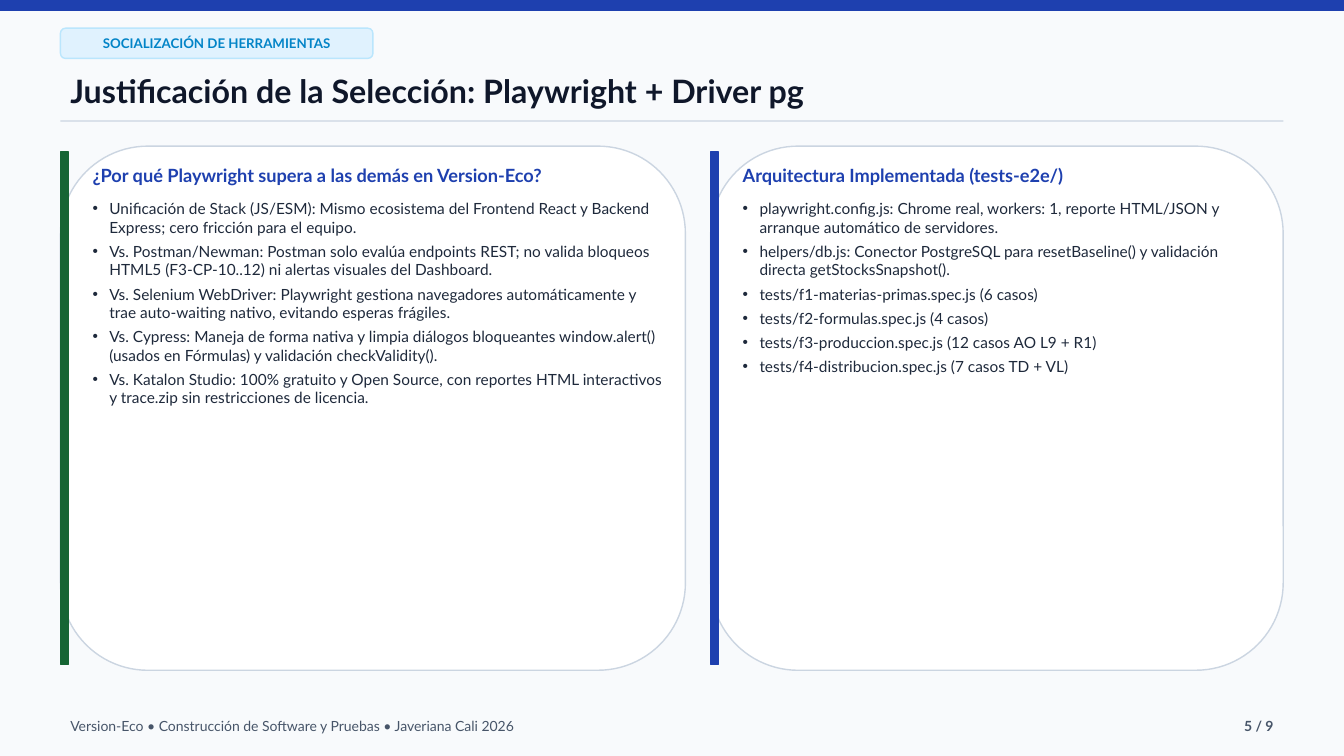
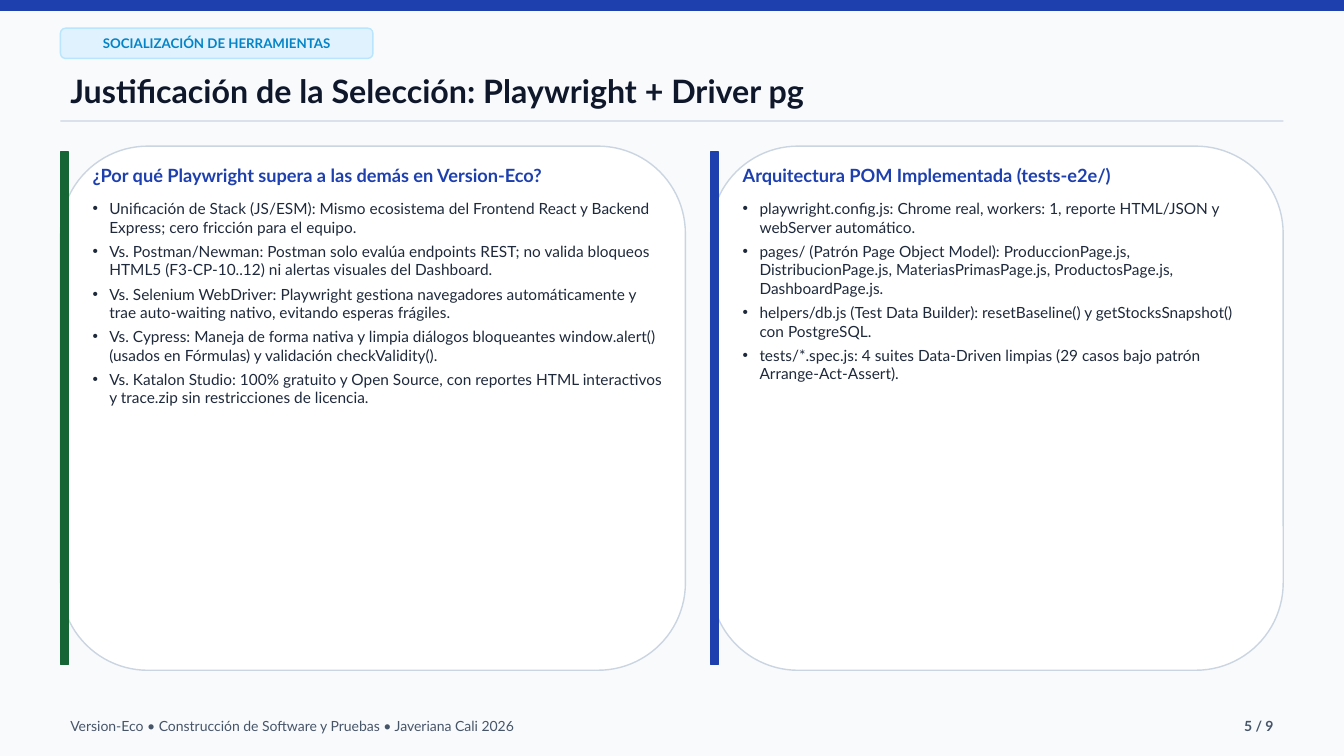
Before and after one commit to benjamin94773/Version_Eco-Project, a slide deck: slide 5 of Presentacion_Entrega2_Version_Eco.pptx. Drawn at 1344x756 pixels with LibreOffice and Linux fonts; fonts in the diff are those of the drawing. Boxes give left, top, right and bottom in pixels: in the first picture for what was removed or moved away, otherwise in the second. Text is boxed around its words. In the diff, an @@ line names an element or a change of style, - is before the commit and + after.

Commit message:
refactor(e2e): aplicar patron Page Object Model (POM) en Playwright y actualizar documentos/PPTX/Guion

```diff
--- a/Presentacion_Entrega2_Version_Eco.pptx
+++ b/Presentacion_Entrega2_Version_Eco.pptx
@@ text at (743,168,1111,185): text changed @@
-Arquitectura Implementada (tests-e2e/)
+Arquitectura POM Implementada (tests-e2e/)
@@ text at (760,202,1232,382): text changed @@
-• playwright.config.js: Chrome real, workers: 1, reporte HTML/JSON y arranque automático de servidores.
-• helpers/db.js: Conector PostgreSQL para resetBaseline() y validación directa getStocksSnapshot().
-• tests/f1-materias-primas.spec.js (6 casos)
-• tests/f2-formulas.spec.js (4 casos)
-• tests/f3-produccion.spec.js (12 casos AO L9 + R1)
-• tests/f4-distribucion.spec.js (7 casos TD + VL)
+• playwright.config.js: Chrome real, workers: 1, reporte HTML/JSON y webServer automático.
+• pages/ (Patrón Page Object Model): ProduccionPage.js, DistribucionPage.js, MateriasPrimasPage.js, ProductosPage.js, DashboardPage.js.
+• helpers/db.js (Test Data Builder): resetBaseline() y getStocksSnapshot() con PostgreSQL.
+• tests/*.spec.js: 4 suites Data-Driven limpias (29 casos bajo patrón Arrange-Act-Assert).
```
Also in this commit, not shown: 3 other slides changed, 12 other files.
